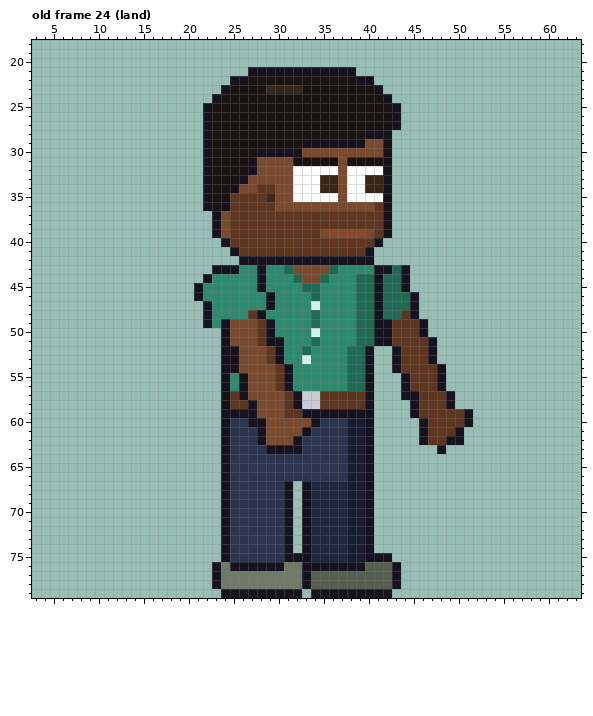
Pixel-art file, stored at sprites/expo/expo_attc_right_anim.aseprite. The first picture shows the starting point.
64x80 pixels, 123 frames. Colours within 5 levels of each other are drawn and written as one. Shown: old frame 24 (land): x 3..63, y 18..79. The commit also changed other frames, which this record leaves out.
After the commit:
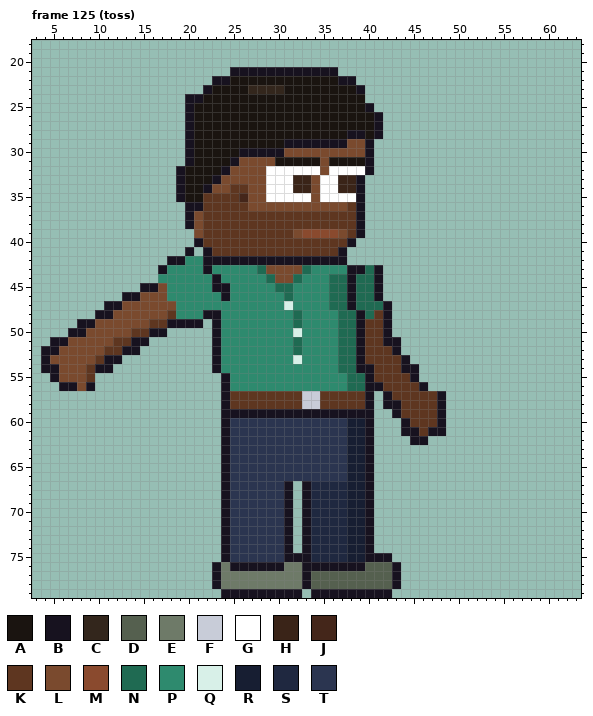
Palette (. is transparent): A #1a1410  B #17121f  C #33261c  D #55604f  E #6e7a68  F #c8ccd8  G #ffffff  H #3a2418  J #44261a  K #5e3620  L #7a4a2e  M #8a4a2e  N #1f6a52  P #2e8a6e  Q #d8f0e8  R #171e32  S #1f2840  T #2b3550
A new or re-ordered frame is compared with the old frame closest to it.
Difference:
frames 123 -> 129
Changed rows in their new state; - is an unchanged pixel.
Frame 125 (toss) is new; against old frame 24 (land):
first column x 4:
21 ---------------------BB----------..-------------
22 -------------------BBAA----------BB..-----------
23 ------------------BAA--CC--AA------B..----------
24 ----------------BBAA----------------...---------
25 ----------------BAA-----------------B...--------
26 ----------------BAA------------------B..--------
27 ----------------BAA------------------B..--------
28 ----------------BAA---------------BBA-.---------
29 ----------------BAA--------BB-----LLB..---------
30 ----------------BAA---BB---LL-------B..---------
31 ----------------BAA--BLL--AA---L-A--B..---------
32 ---------------BAAA-BLLL-GGG---L-G--B..---------
33 ---------------BAAABLLL--GGGHHLGGHHB...---------
34 ---------------BAA-LLKK-LGGGHHLGGHHB...---------
35 ---------------BAAKKK-JLLGGG--L--G-B...---------
36 ----------------BBKKK--LLL--------KB...---------
37 ----------------BLKKK--------------B...---------
38 ----------------BLKKK--------------B...---------
39 -----------------LKKK-------LMMM-LKB...---------
40 -----------------BKKK-------------B...----------
41 ----------------B-BKKK-----------B...-----------
42 --------------BBPPBBBB------------...-----------
43 -------------BPPPPBPPP--NLLL-NPPP-BBN-...-------
44 -------------PPPPPPB----PNLL-PPPNNB---...-------
45 -----------BBLPPPP-BB---P-NN-PP-NNB---...-------
46 ---------BBLLLPPPP--B----P-N--P-NNB---....------
47 -------BBLLLLLLPPPP------P-Q--P-NNB--NB...------
48 ------BBLLLLLLKPPP-B---PP---N-P--NNB-KB...------
49 ----BBLLLLLLKKBBBB.BPPPPPP--N-P--NNBKK-....-----
50 ---BBLLLLLKKBB-----BPPPPPP--Q-P--NNBKK-....-----
51 -BBLLLLLKKBB-------BPPPPPPP-N-P--NNBKK-B....----
52 BBLLLLLKKBB--------BPPPPPPP-NP---N-BKKK-....----
53 BLLLLLKBB----------BPPPPPPP-QP---N-BKKKKB...----
54 BBLLLKBB-----------BPPPPPPPP-----N-B-KKKBB...---
55 -BLLLK----------------PPPPPP---------KKKKB...---
56 --BBLB----------------PPPPPP---------BKKK-B..---
57 ----------------------KKKKK-K---------BKKK--B.--
58 -----------------------KKKK-K---------BBKK--B.--
59 ------------------------BBBBB----------BKK--B...
60 -----------------------TTTTTTTT---------BKK-B...
61 ------------------------TTTTTT----------BBKBB..-
62 ------------------------TTTTT------------B-....-
63 -------------------------TTTT---------------.---
Changed places in both pictures, as pixel boxes (x1, y1, x2, y2):
changed: (41, 67, 473, 454)
